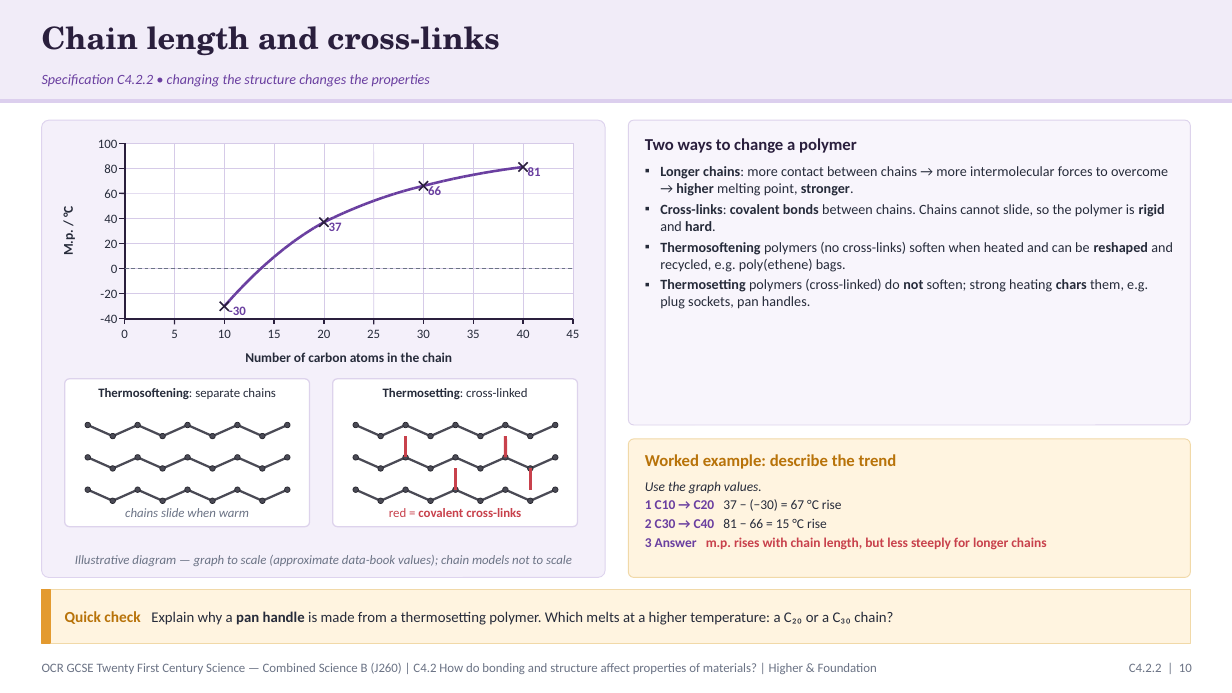
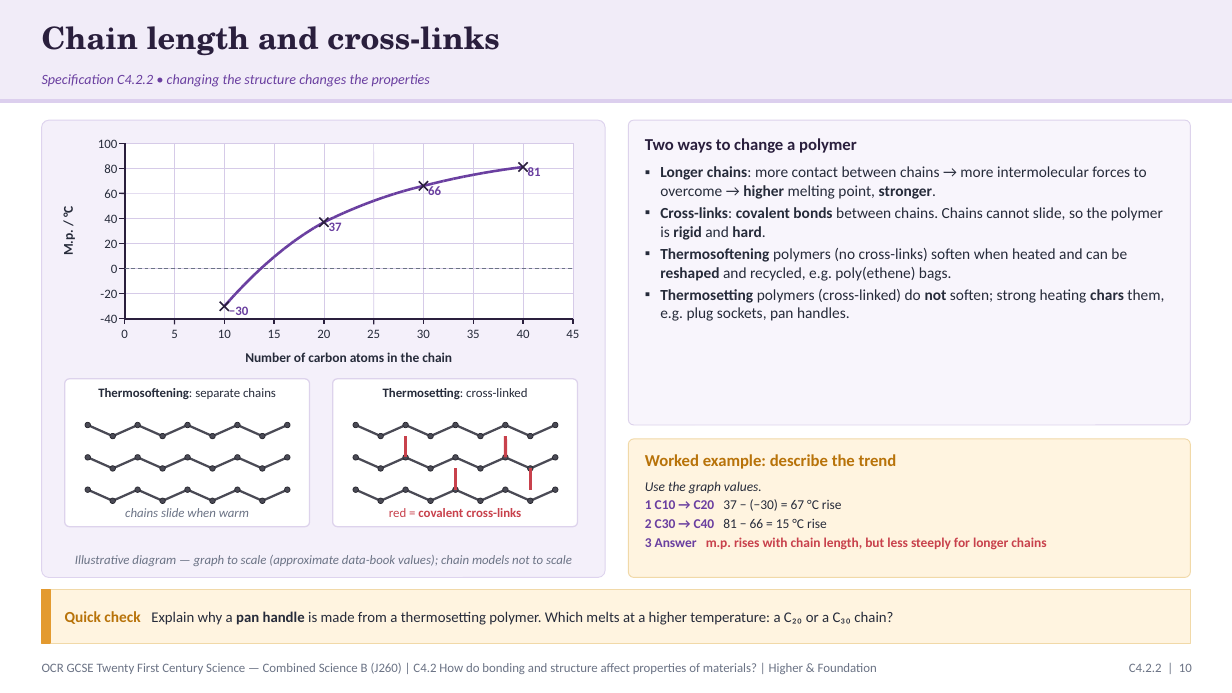
Before and after one commit to pstephenphilip-ship-it/Piri-MBBS, a slide deck: slide 10 of gcse-slides/ocr-chemistry/OCR21C_C4.2_BondingProperties_Combined.pptx. Drawn at 1232x693 pixels with LibreOffice and Linux fonts; fonts in the diff are those of the drawing. Boxes give left, top, right and bottom in pixels: in the first picture for what was removed or moved away, otherwise in the second. Text is boxed around its words. In the diff, an @@ line names an element or a change of style, - is before the commit and + after.

```diff
--- a/gcse-slides/ocr-chemistry/OCR21C_C4.2_BondingProperties_Combined.pptx
+++ b/gcse-slides/ocr-chemistry/OCR21C_C4.2_BondingProperties_Combined.pptx
@@ text "Longer chains: more contact between ..." at (660,166,1164,321): size 11 to 12 pt @@
@@ text at (229,306,248,320): text changed @@
--30
+−30
```
Also in this commit, not shown: 9 other slides changed, 4 other files.
